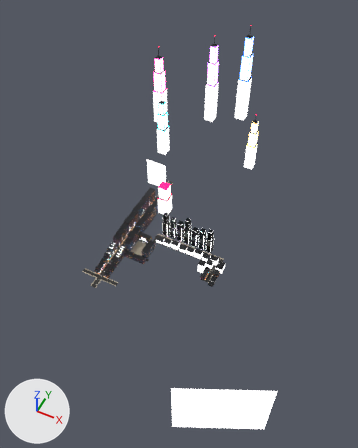
Two versions of the glTF model public/scenes/world/world-phone.glb, one commit apart.
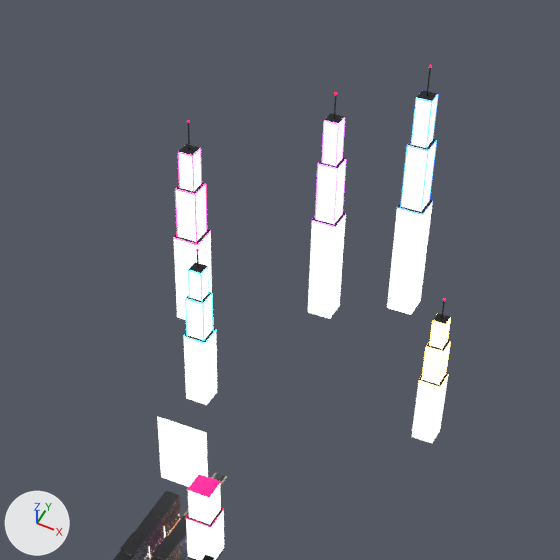
The first picture shows the older version from a camera (50 mm lens) standing at (908.0, -1020.0, 1833.0) and looking at (246.0, 303.0, 178.0). The close-ups show the older and then the newer version on the part from 24% to 84% of the width and 0% to 48% of the height of that picture. Only the edits that show in the close-ups are written down. The axes (+X, +Y, +Z) are drawn at lower left. The lights are the same throughout. Where no turn or scale is listed for an object, it has been applied to the vertices. Vertices at exactly the same position are counted once.

Objects in the first close-up: 'far_facade', 'far_roof', 'holo_figure', 'skyline_facade', 'skyline_metal', 'skyline_neon_purple', 'skyline_roof' and 13 more.
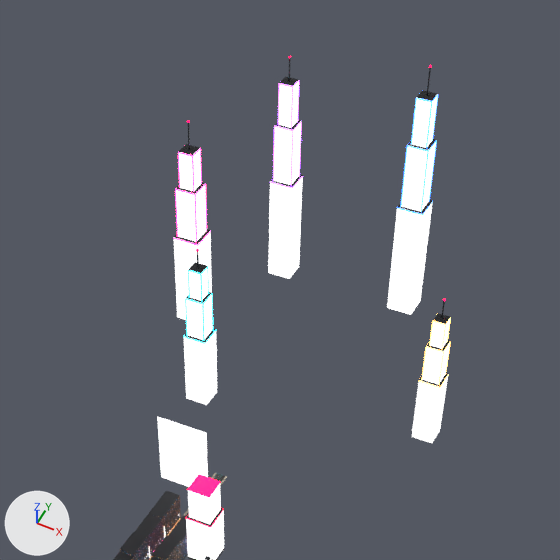
Where the newer file only moved an object's origin or applied its transform, the numbers keep the older frame.

Where the change shows, as pixel boxes [x1, y1, x2, y2] in the close-ups (560 x 560 px; the box of a moved part takes in the faces that stretch with it):
'skyline_facade', reshaped: before [174, 95, 450, 443]; after [174, 82, 450, 443]
'skyline_roof', reshaped: before [174, 90, 450, 387]; after [174, 77, 450, 387]
'skyline_neon_purple', surface changed, moved: before [312, 117, 346, 228]; after [270, 80, 303, 189]
'skyline_metal', reshaped: before [188, 68, 445, 319]; after [188, 58, 445, 319]
'crown_philips-zero-touch', moved, rescaled (not visible before): after [203, 553, 213, 560]
part 1 of me_ncw_skyline_facade_0, moved or reshaped: before [308, 215, 346, 319]; after [268, 177, 303, 279]
part 2 of me_ncw_skyline_facade_0, moved or reshaped: before [316, 161, 345, 224]; after [274, 123, 301, 185]
part 3 of me_ncw_skyline_facade_0, moved or reshaped: before [323, 119, 344, 166]; after [279, 82, 299, 128]
part 4 of me_ncw_skyline_metal_0, moved or reshaped: before [334, 95, 337, 119]; after [288, 58, 291, 81]
part 6 of me_ncw_skyline_roof_0, moved or reshaped: before [312, 213, 346, 226]; after [271, 175, 303, 187]
part 7 of me_ncw_skyline_roof_0, moved or reshaped: before [319, 158, 346, 168]; after [275, 120, 301, 130]
part 8 of me_ncw_skyline_roof_0, moved or reshaped: before [325, 113, 344, 123]; after [280, 77, 298, 86]

What changed in the scene script:
```text
Change me_ncw_skyline_facade_0:
    where me_ncw_skyline_facade_0.from_pydata(...)  # 120 vertices, 120 faces; spans x -342.0..342.0, y -277.0..277.0, z -258.0..258.0
    used by ob_skyline_facade; location = (12.0, 1152.0, 262.0)
    me_ncw_skyline_facade_0 part 1: the loose piece of 8 vertices spanning x -79.0..-24.0, y 119.0..175.0, z -258.0..-13.0 is moved by (-150.0, 100.0, 0.0)
    me_ncw_skyline_facade_0 part 2: the loose piece of 8 vertices spanning x -73.0..-30.0, y 126.0..169.0, z -13.0..122.0 is moved by (-150.0, 100.0, 0.0)
    me_ncw_skyline_facade_0 part 3: the loose piece of 8 vertices spanning x -67.0..-36.0, y 132.0..163.0, z 122.0..218.0 is moved by (-150.0, 100.0, 0.0)
Change me_ncw_skyline_metal_0:
    where me_ncw_skyline_metal_0.from_pydata(...)  # 40 vertices, 50 faces; spans x -316.0..316.0, y -251.0..251.0, z -140.0..140.0
    used by ob_skyline_metal; location = (15.0, 1150.0, 440.0)
    me_ncw_skyline_metal_0 part 4: the loose piece of 8 vertices spanning x -56.0..-54.0, y 149.0..151.0, z 40.0..92.0 is moved by (-150.0, 100.0, 0.0)
Change me_ncw_skyline_neon_purple_0:
    where me_ncw_skyline_neon_purple_0.from_pydata(...)  # 88 vertices, 110 faces; spans x -28.0..28.0, y -28.0..28.0, z -117.0..117.0
    used by ob_skyline_neon_purple; location = (-40.0, 1300.0, 363.0)
    me_ncw_skyline_neon_purple_0 part 5: texture (UV) coordinates of 110 of 110 faces, centred in x -28.0..28.0, y -28.0..28.0, z -116.0..117.0, changed; they spanned u -1328.4..1328.4, v 246.4..1328.4 and now span u -1428.4..1428.4, v 246.4..1428.4
Change me_ncw_skyline_roof_0:
    where me_ncw_skyline_roof_0.from_pydata(...)  # 60 vertices, 30 faces; spans x -342.0..342.0, y -277.0..277.0, z -182.0..182.0
    used by ob_skyline_roof; location = (12.0, 1152.0, 338.0)
    me_ncw_skyline_roof_0 part 6: the loose piece of 4 vertices spanning x -79.0..-24.0, y 119.0..175.0, z -88.0 is moved by (-150.0, 100.0, 0.0)
    me_ncw_skyline_roof_0 part 7: the loose piece of 4 vertices spanning x -73.0..-30.0, y 126.0..169.0, z 46.0 is moved by (-150.0, 100.0, 0.0)
    me_ncw_skyline_roof_0 part 8: the loose piece of 4 vertices spanning x -67.0..-36.0, y 132.0..163.0, z 142.0 is moved by (-150.0, 100.0, 0.0)
Change ob_crown_philips_zero_touch:
    ob_crown_philips_zero_touch.location: (150.0, 360.0, 76.0) -> (150.0, 360.0, 80.0)
    ob_crown_philips_zero_touch.scale: (67.5, 67.5, 67.5) -> (71.0, 71.0, 71.0)
Change ob_skyline_neon_purple:
    ob_skyline_neon_purple.location: (-40.0, 1300.0, 363.0) -> (-190.0, 1400.0, 363.0)
```
